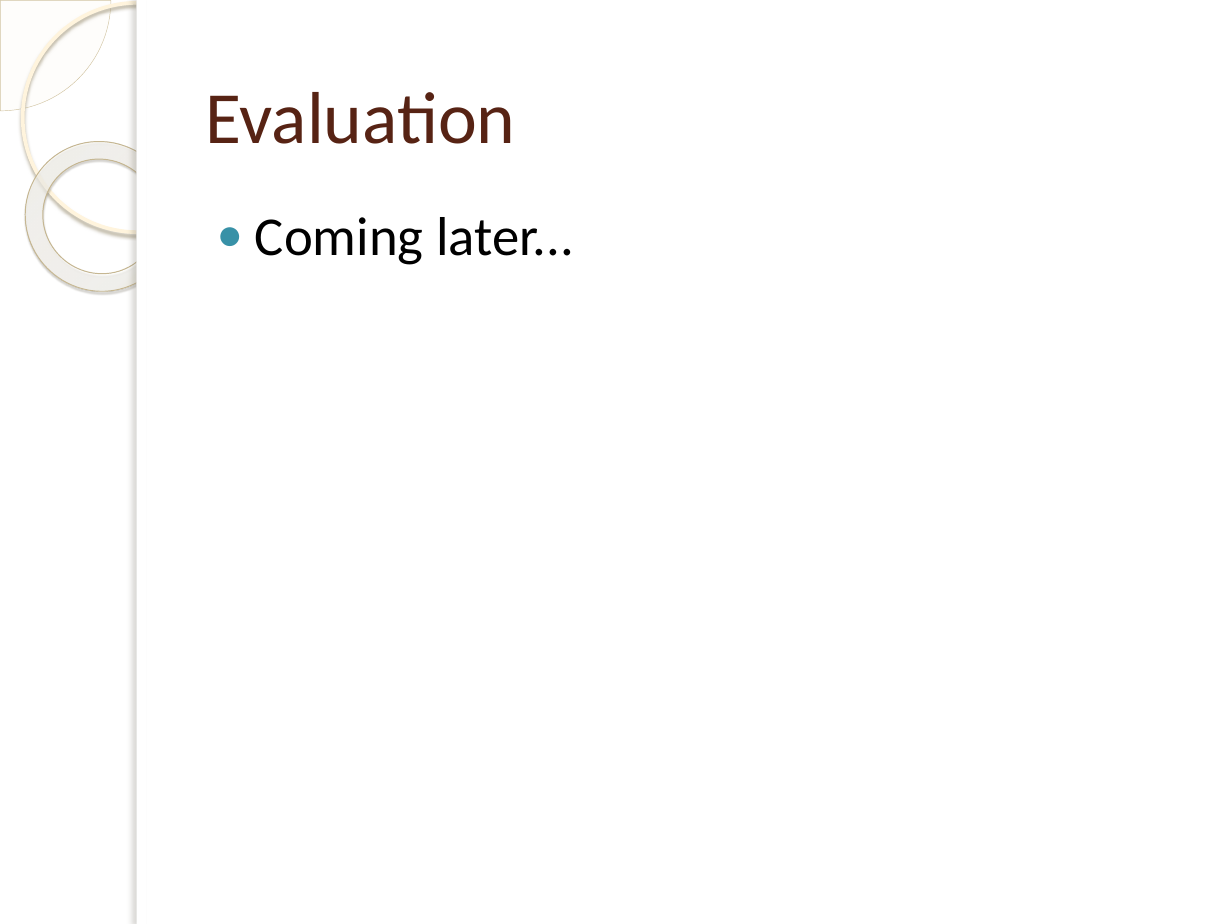
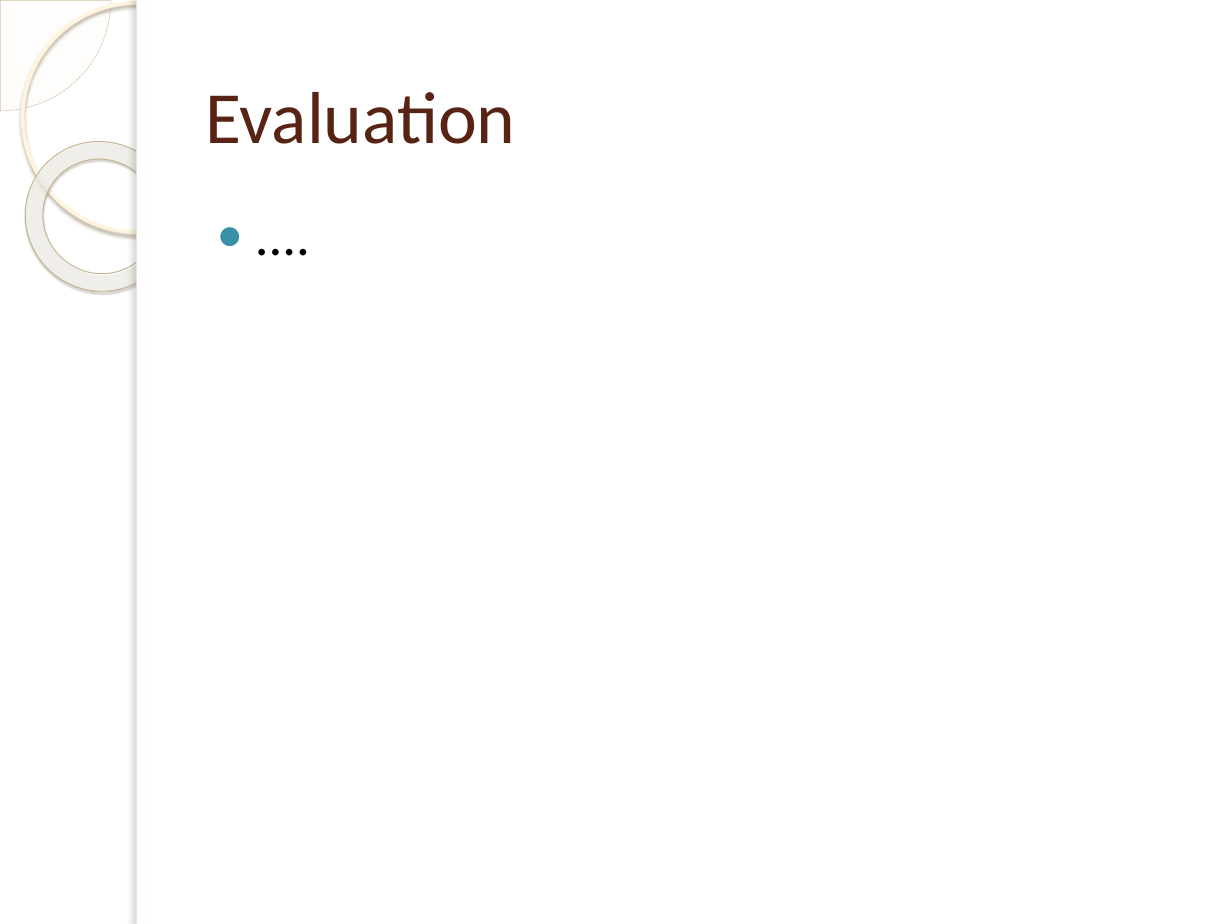
Before and after one commit to jakelamotta/master_thesis, a slide deck: slide 12 of presentations/presentation_1.pptx. Drawn at 1232x924 pixels with LibreOffice and Linux fonts; fonts in the diff are those of the drawing; background and template pictures are left out. Boxes give left, top, right and bottom in pixels: in the first picture for what was removed or moved away, otherwise in the second. Text is boxed around its words. In the diff, an @@ line names an element or a change of style, - is before the commit and + after.

```diff
--- a/presentations/presentation_1.pptx
+++ b/presentations/presentation_1.pptx
@@ text at (x1=255, y1=217, x2=574, y2=265): text changed @@
-● Coming later...
+● ....
```
Also in this commit, not shown: 1 other slide changed, 1 other file.
